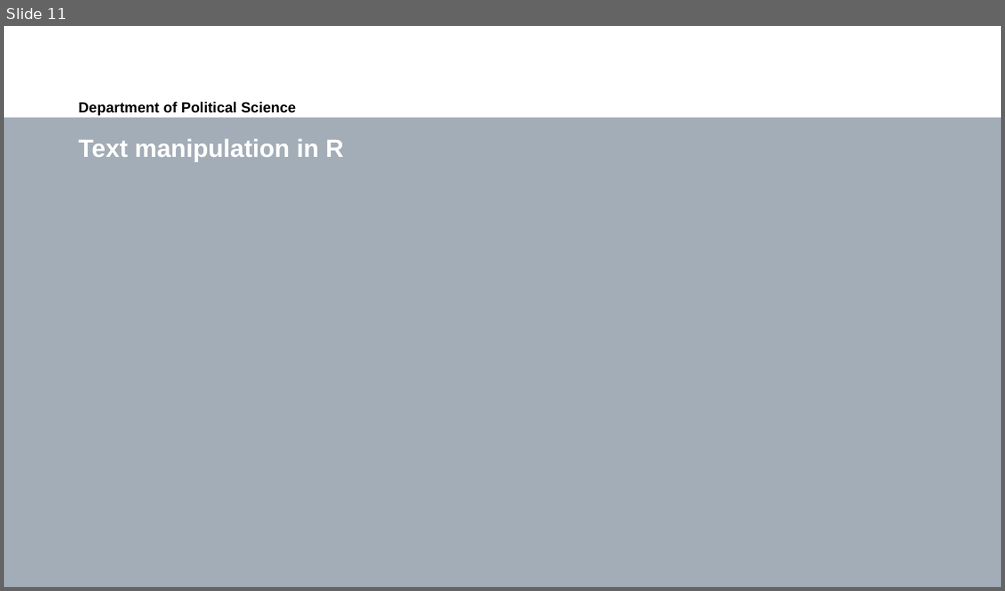
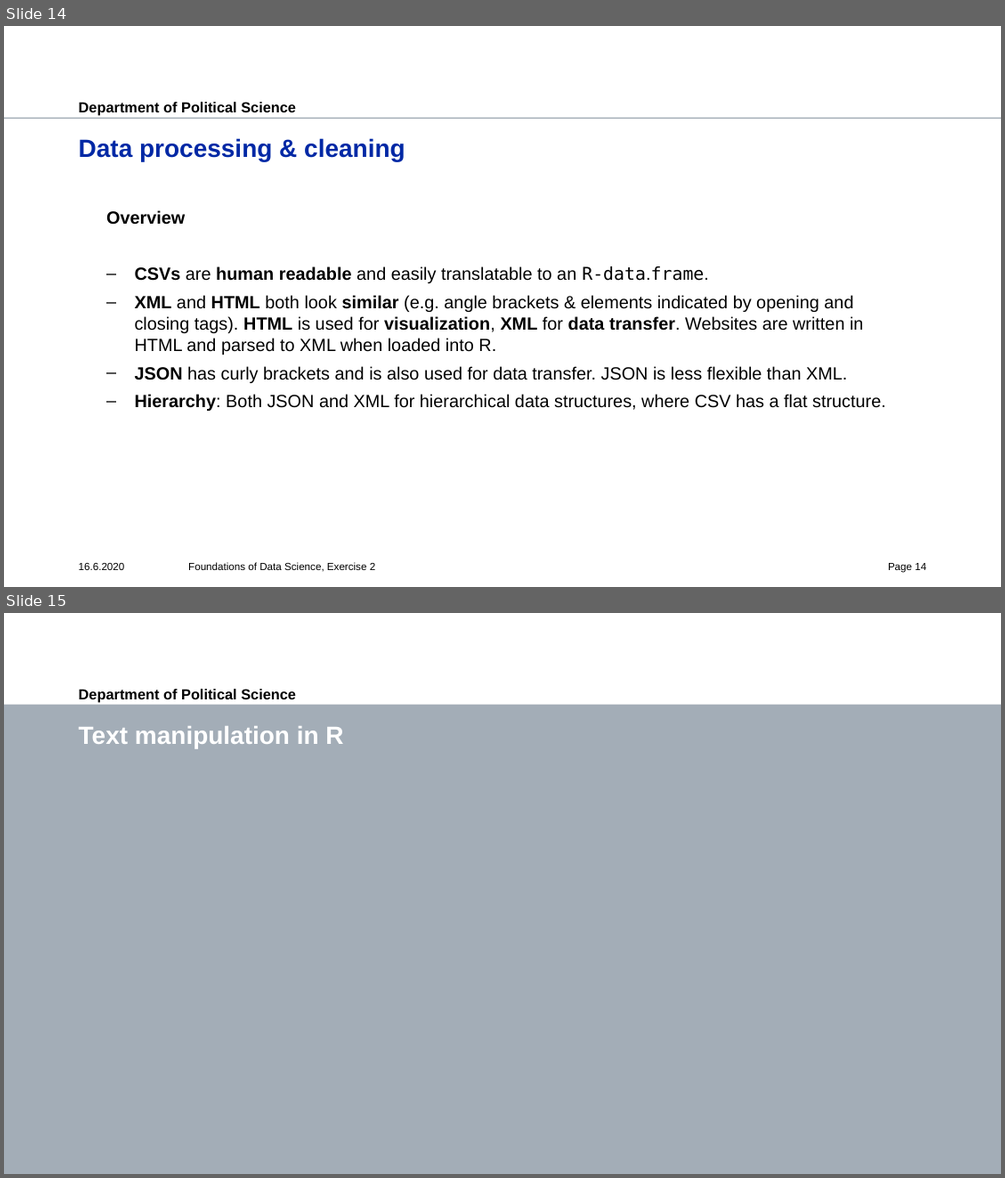
Before and after one commit to polianchykova/fds-2020-exercise, a slide deck: ex2/ex2.pptx. Shown one above the other, each under a label of ours: slide 11 before the commit, slides 14 and 15 after it. The pictures are 1005x591 and 1005x1178 pixels, drawn with LibreOffice and Linux fonts; fonts in the diff are those of the drawing; background and template pictures are left out. Boxes give left, top, right and bottom in pixels: in the first picture for what was removed or moved away, otherwise in the second. Text is boxed around its words. In the diff, an @@ line names an element or a change of style, - is before the commit and + after.

```diff
--- a/ex2/ex2.pptx
+++ b/ex2/ex2.pptx
@@ slide 14 added at (4, 26, 1001, 587), background #FFFFFF; not listed: 2 template elements that a slide beside it also shows @@
@@ title added at (79, 138, 404, 161), 24 pt, text #0028A5, bold @@
+Data processing & cleaning
@@ text added at (106, 210, 886, 410), 17 pt, text #000000 @@
+  Overview
+  – CSVs are human readable and easily translatable to an R-data.frame.
+  – XML and HTML both look similar (e.g. angle brackets & elements indicated by opening and closing tags). HTML is used for visualization, XML for data transfer. Websites are written in HTML and parsed to XML when loaded into R.
+  – JSON has curly brackets and is also used for data transfer. JSON is less flexible than XML.
+  – Hierarchy: Both JSON and XML for hierarchical data structures, where CSV has a flat structure.
@@ text added at (79, 563, 125, 570), 10 pt, text #000000 @@
+16.6.2020
@@ text added at (188, 562, 375, 572), 10 pt, text #000000 @@
+Foundations of Data Science, Exercise 2
@@ page number added at (888, 563, 926, 572), 10 pt, text #000000 @@
+Page 14
@@ what was slide 11 is now slide 15 @@
```
Also in this commit, not shown: 4 slides changed, 3 other slides added, 3 other files.
